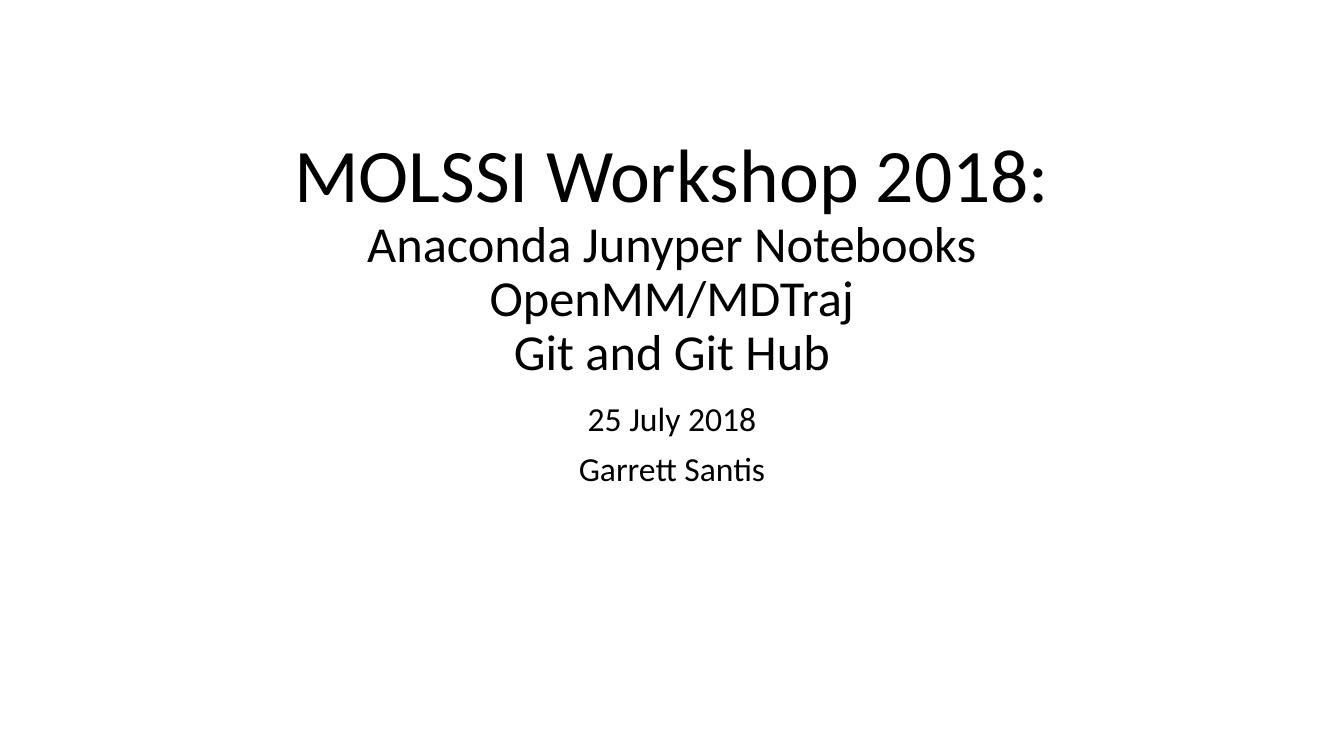
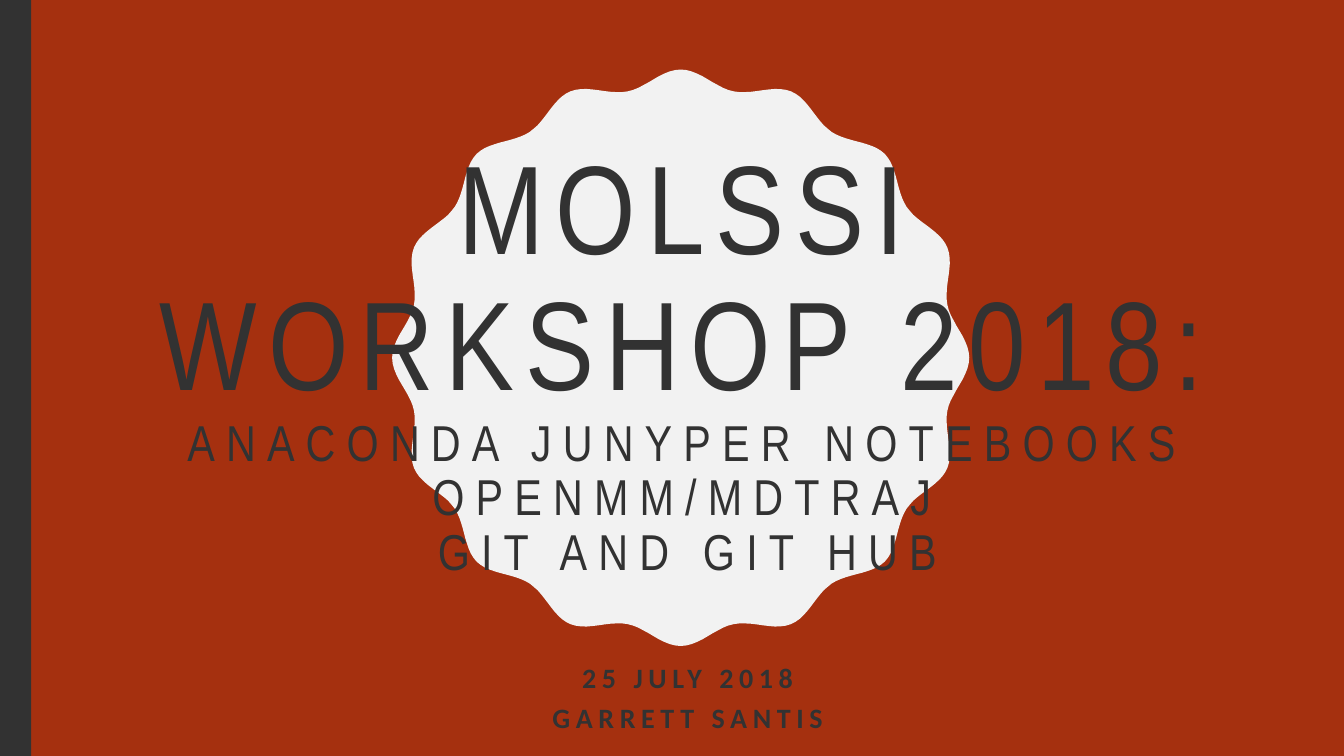
Before and after one commit to gds001/MolSSI-Presentation, a slide deck: slide 1 of MOLSSIWorkshop2018.pptx. Drawn at 1344x756 pixels with LibreOffice and Linux fonts; fonts in the diff are those of the drawing. Boxes give left, top, right and bottom in pixels: in the first picture for what was removed or moved away, otherwise in the second. Text is boxed around its words. In the diff, an @@ line names an element or a change of style, - is before the commit and + after.

```diff
--- a/MOLSSIWorkshop2018.pptx
+++ b/MOLSSIWorkshop2018.pptx
@@ background #FFFFFF to #A5300F @@
@@ rectangle added at box(0, 0, 31, 756), fill #323232 @@
@@ freeform shape added at box(392, 70, 970, 646), fill #F2F2F2 @@
@@ title "MOLSSI WORKSHOP 2018: ANACONDA JUNYPER ..." at box(159, 152, 1203, 580): vertical alignment bottom to middle @@
@@ title at box(159, 152, 1203, 580): text changed; font Calibri to Arial Narrow; text colour #000000 to #323232 @@
-MOLSSI Workshop 2018:
-Anaconda Junyper Notebooks
-OpenMM/MDTraj
-Git and Git Hub
+MOLSSI WORKSHOP 2018:
+ANACONDA JUNYPER NOTEBOOKS
+OPENMM/MDTRAJ
+GIT AND GIT HUB
@@ subtitle at box(552, 709, 823, 728): text changed; size 24 to 20 pt; text colour #000000 to #323232; bold on @@
-25 July 2018
-Garrett Santis
+25 JULY 2018
+GARRETT SANTIS
```
Also in this commit, not shown: 8 other slides changed, 10 slides added, 2 slides removed, 2 other files.
